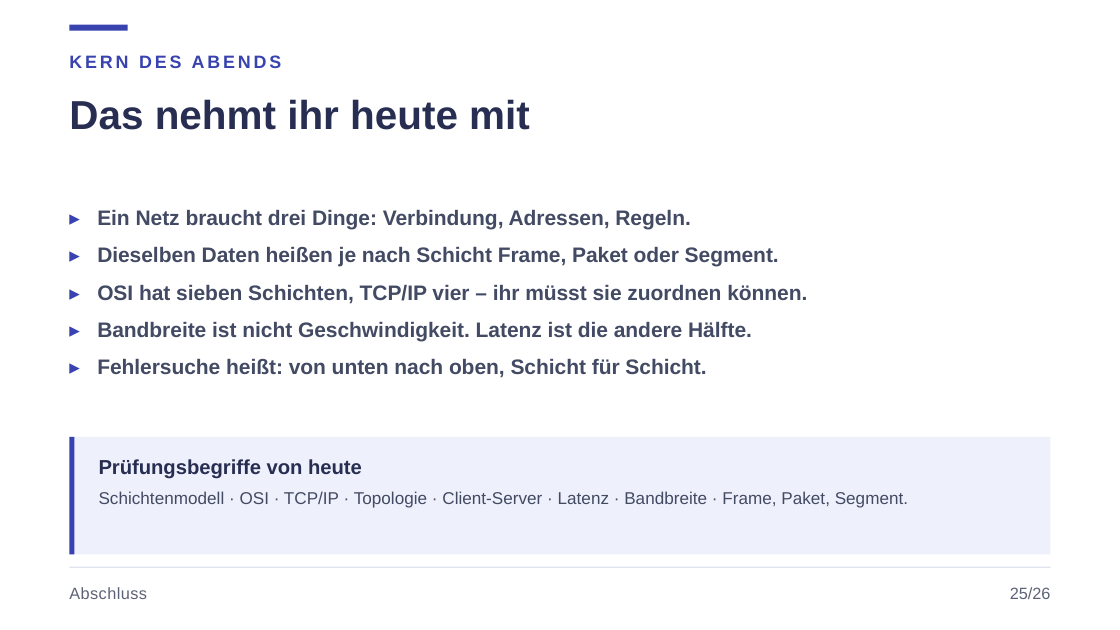
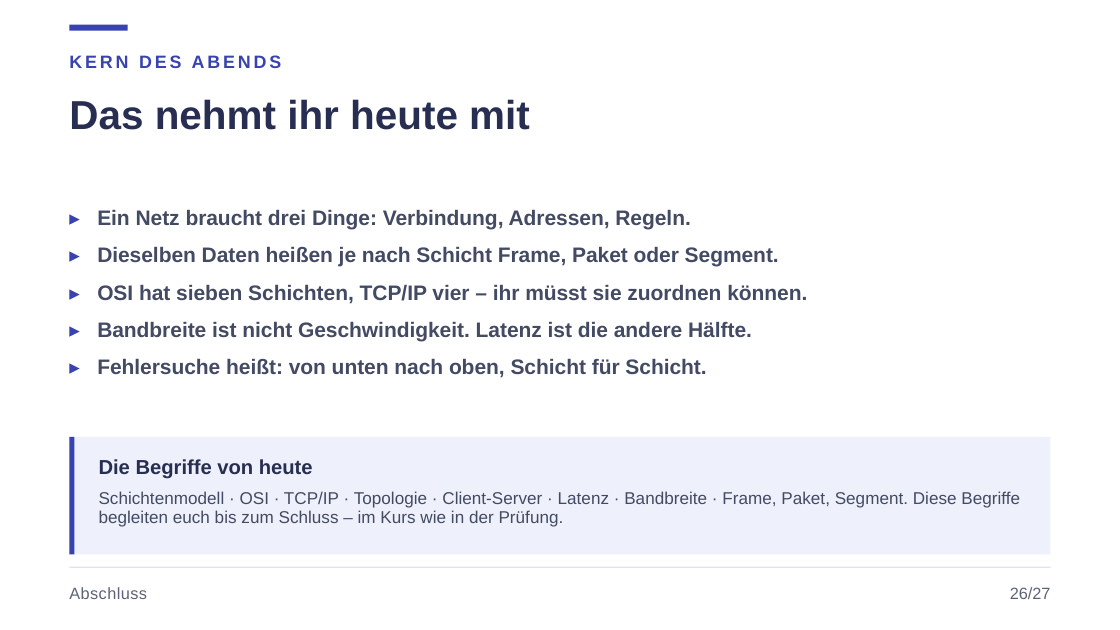
Before and after one commit to JacobMenge/kurs-unterlagen, a slide deck: slide 32 of folien/dist/01-netzwerke-grundlagen.pptx (slide 31 before the commit). Drawn at 1120x630 pixels with LibreOffice and Linux fonts; fonts in the diff are those of the drawing. Boxes give left, top, right and bottom in pixels: in the first picture for what was removed or moved away, otherwise in the second. Text is boxed around its words. In the diff, an @@ line names an element or a change of style, - is before the commit and + after.

Commit message:
netzwerke: praxisanteil auf 50 minuten erhöht, kür-station ergänzt, prüfungsbezug zurückgenommen

```diff
--- a/folien/dist/01-netzwerke-grundlagen.pptx
+++ b/folien/dist/01-netzwerke-grundlagen.pptx
@@ text at (99,459,313,479): text changed @@
-Prüfungsbegriffe von heute
+Die Begriffe von heute
@@ text at (99,491,1020,527): text changed @@
-Schichtenmodell · OSI · TCP/IP · Topologie · Client-Server · Latenz · Bandbreite · Frame, Paket, Segment.
+Schichtenmodell · OSI · TCP/IP · Topologie · Client-Server · Latenz · Bandbreite · Frame, Paket, Segment. Diese Begriffe begleiten euch bis zum Schluss – im Kurs wie in der Prüfung.
@@ text at (1010,587,1051,599): text changed @@
-25/26
+26/27
```
Also in this commit, not shown: 26 other slides changed, 1 slide added, 2 other files.
